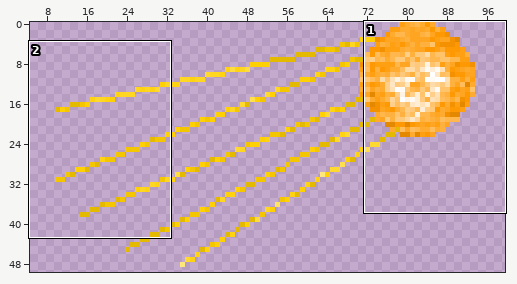
Edited in one commit: sprite sheet (game/js/res/e2m12_graph.png). Above, an overview of the earlier version with the close-up marked.
Close-up. As it was:
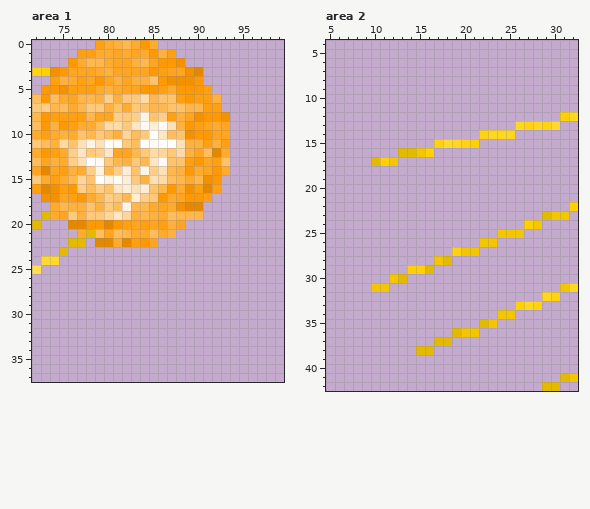
The file is 400x200 pixels, drawn in blocks of 4x4; one block is one cell here. Shown: area 1: x 72..99, y 0..37; area 2: x 5..32, y 4..42. The old version is drawn lined up with the new one. The wide view leaves out empty margins.
After:
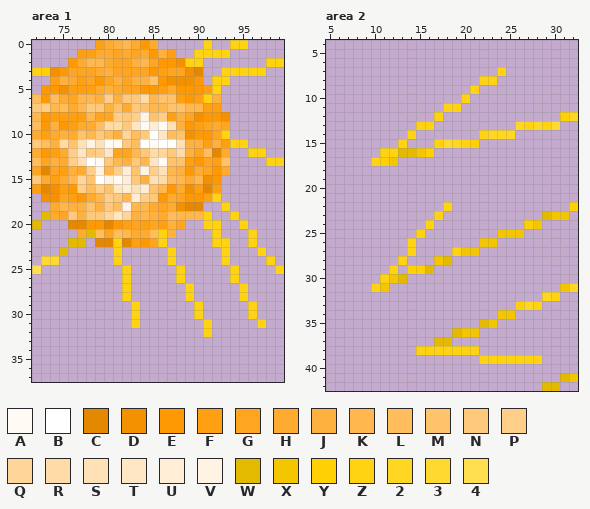
Palette (. is transparent): A #fffaf3  B #ffffff  C #e48800  D #f39100  E #ff9903  F #ff9f12  G #ffa521  H #ffab30  J #ffb13f  K #ffb74e  L #ffbd5d  M #ffc36c  N #ffc97b  P #ffcf8a  Q #ffd599  R #ffdba8  S #ffe1b7  T #ffe7c6  U #ffedd5  V #fff4e4  W #e4ba00  X #f3c600  Y #ffd003  Z #ffd312  2 #ffd621  3 #ffd930  4 #ffdf4e
What changed:
whole drawing moved by -6,+0 (the old picture is shown already moved)
Area 1:
The edit adds colour Z in row 0 at x 91 and 94 to 95; in row 1 at x 90 to 93; in row 2 at x 89 to 90 and 98 to 99; in row 3 at x 93 to 97; in row 4 at x 92 to 93; in row 5 at x 92.
The edit adds colour Z in row 11 at x 94 to 95; in row 12 at x 96 to 97; in row 13 at x 98 to 99; in row 17 at x 92; in row 18 at x 93; in row 19 at x 91 and 94.
The edit adds colour Z in row 20 at x 91 to 92 and 95; in row 21 at x 92 and 96; in row 22 at x 86, 92 to 93 and 96; in row 23 at x 81, 87, 93 and 97; in row 24 at x 81, 87, 93 and 98; in row 25 at x 82, 88, 94 and 99.
The edit adds colour Z in row 26 at x 82, 88 and 94; in rows 27 to 28 at x 82, 89 and 95; in rows 29 to 30 at x 83, 90 and 96; in row 31 at x 83, 91 and 97; in row 32 at x 91.
Colour F gives way to colour Z in row 6 at x 91.
Colour G gives way to colour Z in row 10 at x 93.
Colour H gives way to colour Z in row 21 at x 86; in row 22 at x 81.
Area 2:
The edit adds colour Z in row 7 at x 24; in row 8 at x 22 to 23; in row 9 at x 21; in row 10 at x 20; in row 11 at x 18 to 19; in row 12 at x 17.
The edit adds colour Z in row 13 at x 15 to 16; in row 14 at x 14; in row 15 at x 13; in row 16 at x 11 to 12; in row 22 at x 18; in row 23 at x 17.
The edit adds colour Z in row 24 at x 16; in row 25 at x 15; in rows 26 to 27 at x 14; in row 28 at x 13; in row 29 at x 12; in row 30 at x 11.
The edit adds colour Z in row 38 at x 17 to 21; in row 39 at x 22 to 28.
Colour W gives way to colour Z in row 17 at x 10; in row 38 at x 15 to 16.
Colour X gives way to colour Z in row 31 at x 10.
